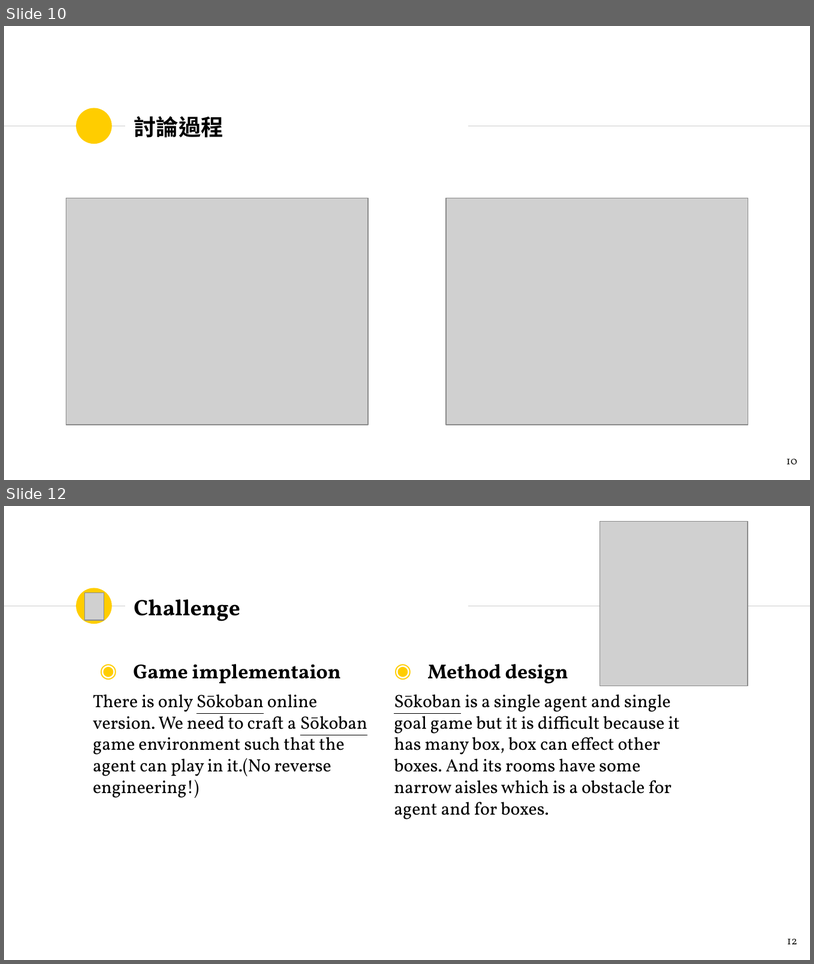
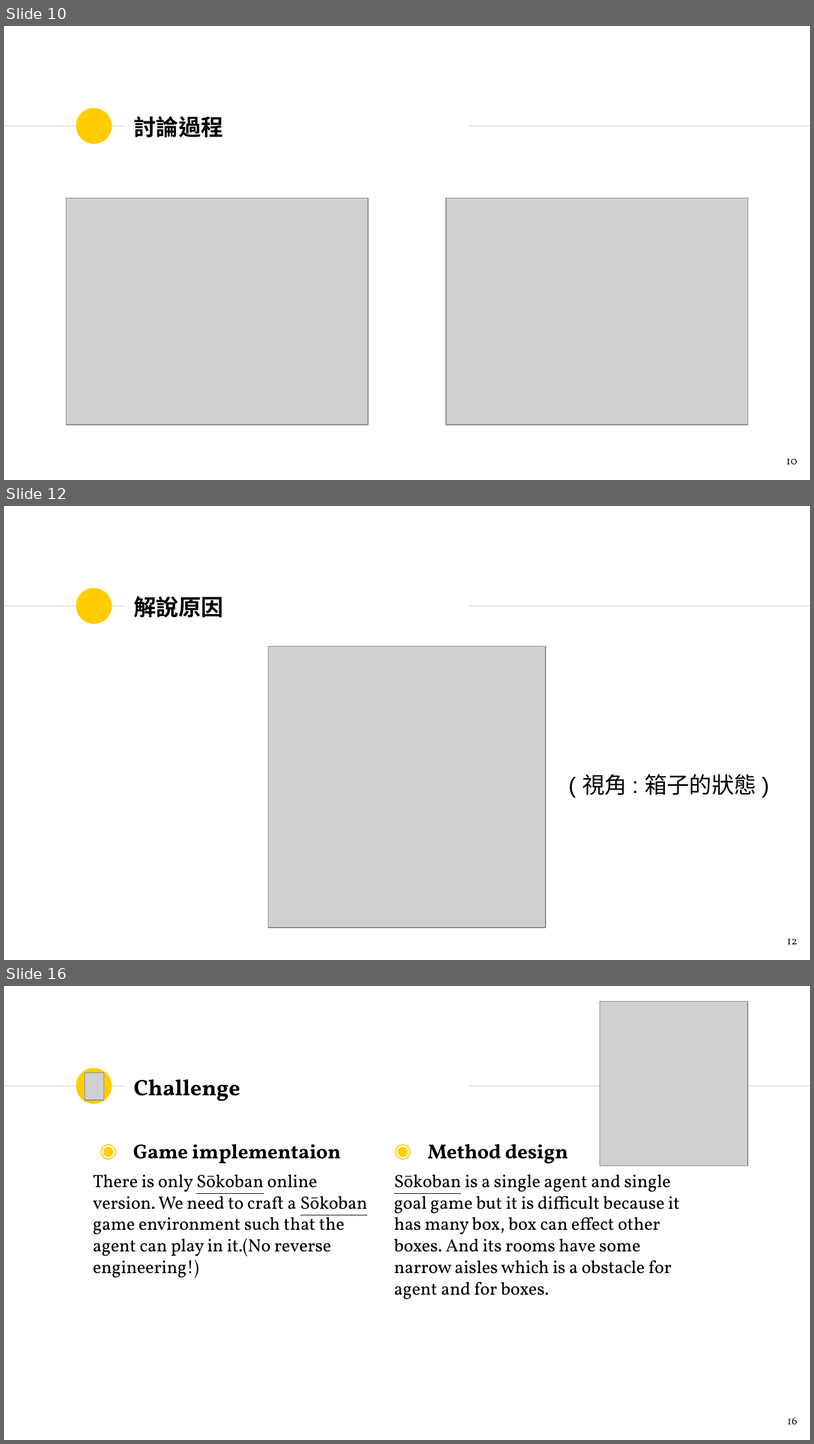
Before and after one commit to Banana-Huang/AI_Course_Team1_2018, a slide deck: Project/Team_1_project_proposal.pptx. Shown one above the other, each under a label of ours: slides 10 and 12 before the commit, slides 10, 12 and 16 after it; the slides between them are not shown. The pictures are 814x964 and 814x1444 pixels, drawn with LibreOffice and Linux fonts; fonts in the diff are those of the drawing; grey boxes stand for pictures. Boxes give left, top, right and bottom in pixels: in the first picture for what was removed or moved away, otherwise in the second. Text is boxed around its words. In the diff, an @@ line names an element or a change of style, - is before the commit and + after.

Commit message:
2018.12.17
修改處:
PPT :
1. 動機修改
2. 增加討論過程及原因(未完成)

簡報 :
未同步PPT

圖片 :
AI檔、一些PPT用PNG檔

```diff
--- a/Project/Team_1_project_proposal.pptx
+++ b/Project/Team_1_project_proposal.pptx
@@ slide 12 added at (x1=4, y1=506, x2=810, y2=960), background #FFFFFF; not listed: 3 template elements that a slide beside it also shows @@
@@ title added at (x1=134, y1=596, x2=224, y2=618), 20 pt, text #000000, bold @@
+解說原因
@@ picture added at (x1=269, y1=646, x2=546, y2=925) @@
@@ picture added at (x1=269, y1=646, x2=546, y2=922) @@
@@ picture added at (x1=269, y1=646, x2=546, y2=928) @@
@@ text added at (x1=582, y1=774, x2=757, y2=795), 20 pt, text #000000 @@
+( 視角 : 箱子的狀態 )
@@ page number added at (x1=788, y1=938, x2=798, y2=944), 10 pt, text #1D1D1B @@
+12
@@ what was slide 12 is now slide 16 @@
@@ page number at (x1=788, y1=1417, x2=798, y2=1424): text changed @@
-12
+16
```
Also in this commit, not shown: 7 slides changed, 4 other slides added, 1 slide removed, 7 other files.
